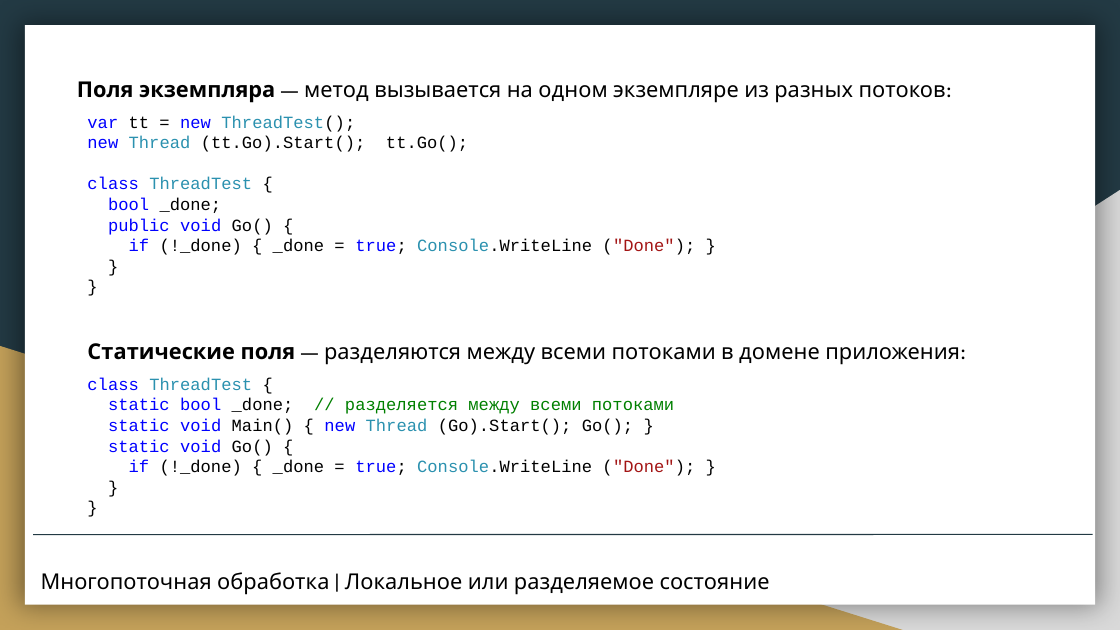
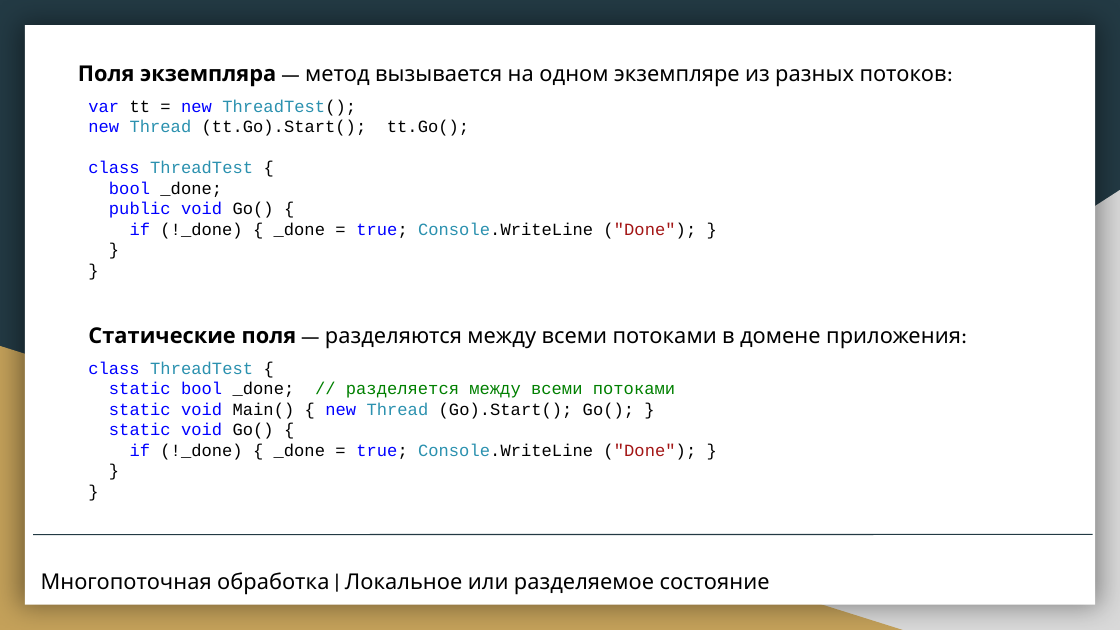
Before and after one commit to CSharpCooking/CSharpCooking.github.io, a slide deck: slide 13 of data/Concurrency-and-Asynchrony/Presentation-Threading.pptx. Drawn at 1120x630 pixels with LibreOffice and Linux fonts; fonts in the diff are those of the drawing. Boxes give left, top, right and bottom in pixels: in the first picture for what was removed or moved away, otherwise in the second. Text is boxed around its words. In the diff, an @@ line names an element or a change of style, - is before the commit and + after.

```diff
--- a/data/Concurrency-and-Asynchrony/Presentation-Threading.pptx
+++ b/data/Concurrency-and-Asynchrony/Presentation-Threading.pptx
@@ title "Поля экземпляра — метод вызывается ...": place and size @@
-title "Поля экземпляра — метод вызывается ..." at (77, 81, 960, 476)
+title "Поля экземпляра — метод вызывается ..." at (78, 65, 961, 460)
```
Also in this commit, not shown: 10 other slides changed, 3 slides added, 1 other file.
